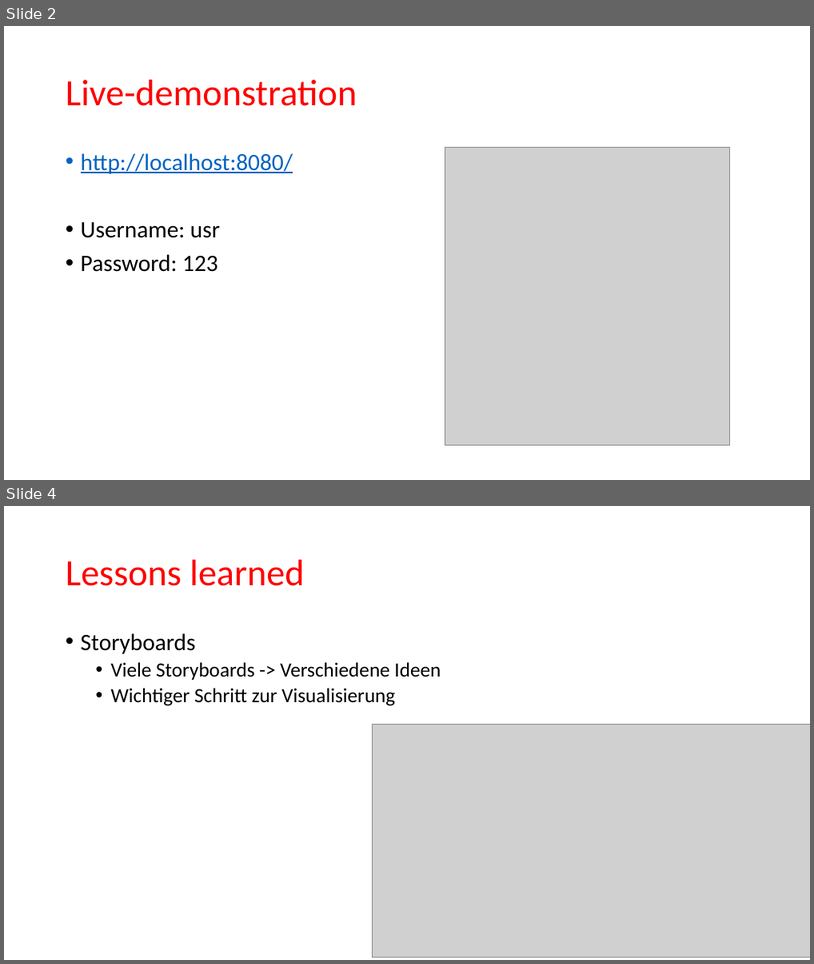
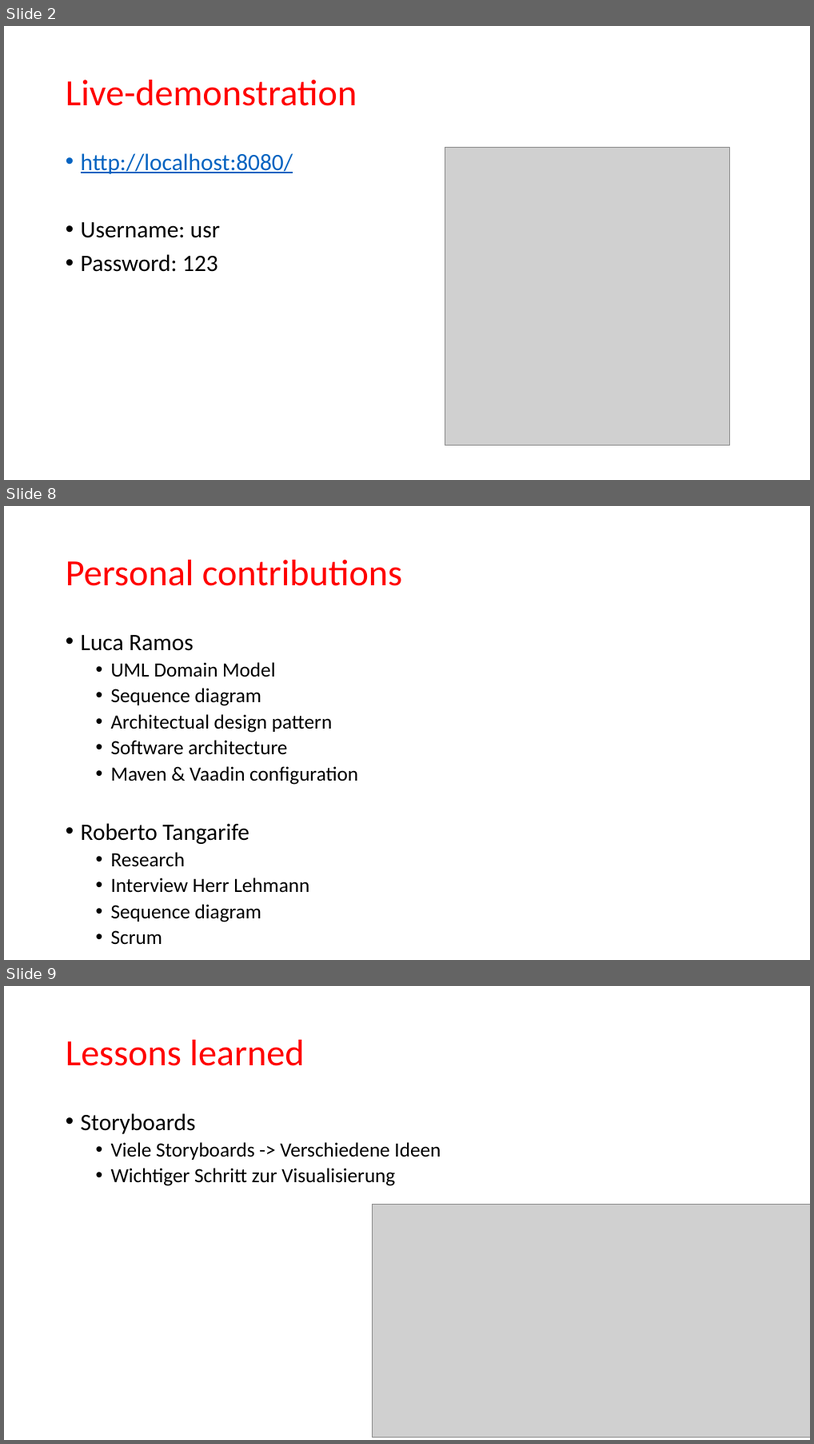
Before and after one commit to tomia1/ch.bfh.btx8081.w2016.red, a slide deck: doc/task14/final presentation.pptx. Shown one above the other, each under a label of ours: slides 2 and 4 before the commit, slides 2, 8 and 9 after it; the slides between them are not shown. The pictures are 814x964 and 814x1444 pixels, drawn with LibreOffice and Linux fonts; fonts in the diff are those of the drawing; grey boxes stand for pictures. Boxes give left, top, right and bottom in pixels: in the first picture for what was removed or moved away, otherwise in the second. Text is boxed around its words. In the diff, an @@ line names an element or a change of style, - is before the commit and + after.

```diff
--- a/doc/task14/final presentation.pptx
+++ b/doc/task14/final presentation.pptx
@@ slide 8 added at [4, 506, 810, 960], background #FFFFFF @@
@@ title added at [66, 560, 402, 586], 44 pt, text #FF0000 @@
+Personal contributions
@@ text added at [81, 635, 358, 944], 24 pt, text #000000 @@
+• Luca Ramos
+  • UML Domain Model
+  • Sequence diagram
+  • Architectual design pattern
+  • Software architecture
+  • Maven & Vaadin configuration
+• Roberto Tangarife
+  • Research
+  • Interview Herr Lehmann
+  • Sequence diagram
+  • Scrum
@@ what was slide 4 is now slide 9 @@
```
Also in this commit, not shown: 4 slides changed, 4 other slides added, 1 slide removed.
